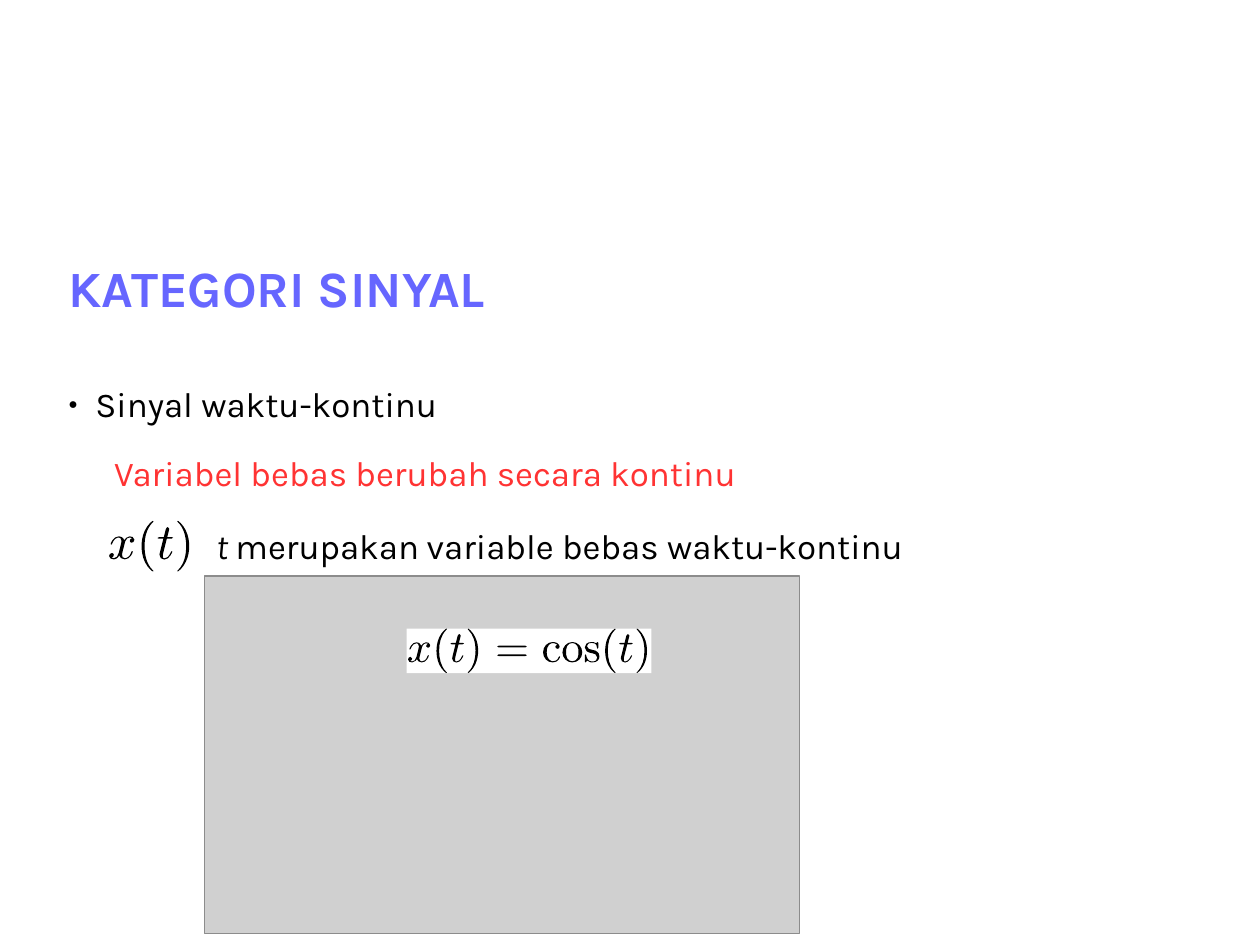
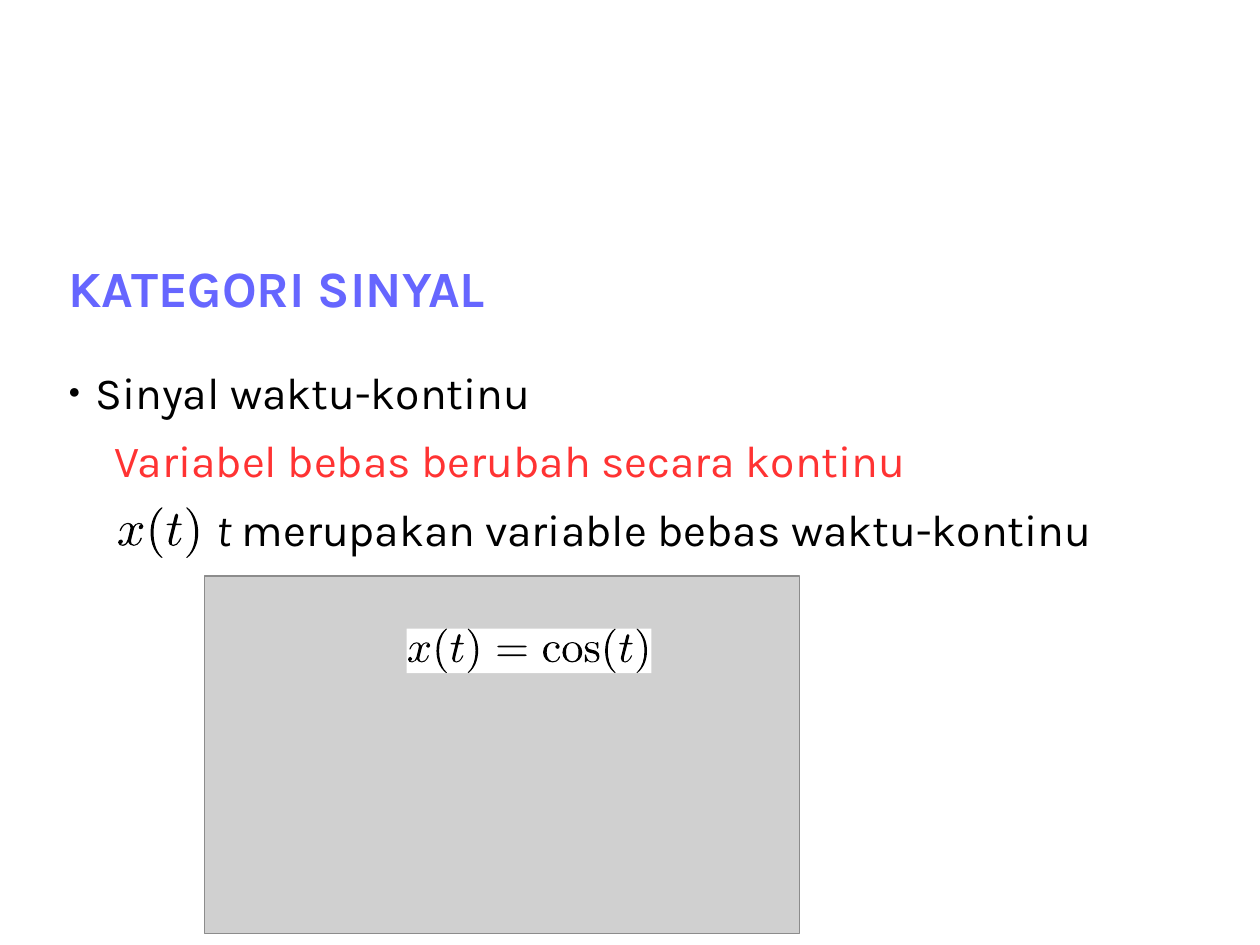
Before and after one commit to bagustris/sinyalsistem, a slide deck: slide 11 of slides/Lect1_SinyalSistem.odp. Drawn at 1260x945 pixels with LibreOffice and Linux fonts; fonts in the diff are those of the drawing; grey boxes stand for pictures; background and template pictures are left out. Boxes give left, top, right and bottom in pixels: in the first picture for what was removed or moved away, otherwise in the second. Text is boxed around its words. In the diff, an @@ line names an element or a change of style, - is before the commit and + after.

```diff
--- a/slides/Lect1_SinyalSistem.odp
+++ b/slides/Lect1_SinyalSistem.odp
@@ text "Sinyal waktu-kontinu": place and size @@
-text "Sinyal waktu-kontinu" at (95,393,437,426)
+text "Sinyal waktu-kontinu" at (95,378,530,420)
@@ text "Variabel bebas berubah secara kontinu": place and size @@
-text "Variabel bebas berubah secara kontinu" at (114,462,735,487)
+text "Variabel bebas berubah secara kontinu" at (114,446,906,478)
@@ size 22 to 28 pt in 3 elements at (95,378,530,420), (114,446,906,478), (216,515,1091,557) @@
@@ text "t merupakan variable bebas waktu-kontinu": place and size @@
-text "t merupakan variable bebas waktu-kontinu" at (216,535,903,568)
+text "t merupakan variable bebas waktu-kontinu" at (216,515,1091,557)
@@ 5 freeform shapes: place and size @@
-5 freeform shapes at (107,521,194,572)
+5 freeform shapes at (117,508,204,558)
```
Also in this commit, not shown: 32 other slides changed, 6 slides added, 7 slides removed, 54 other files.
